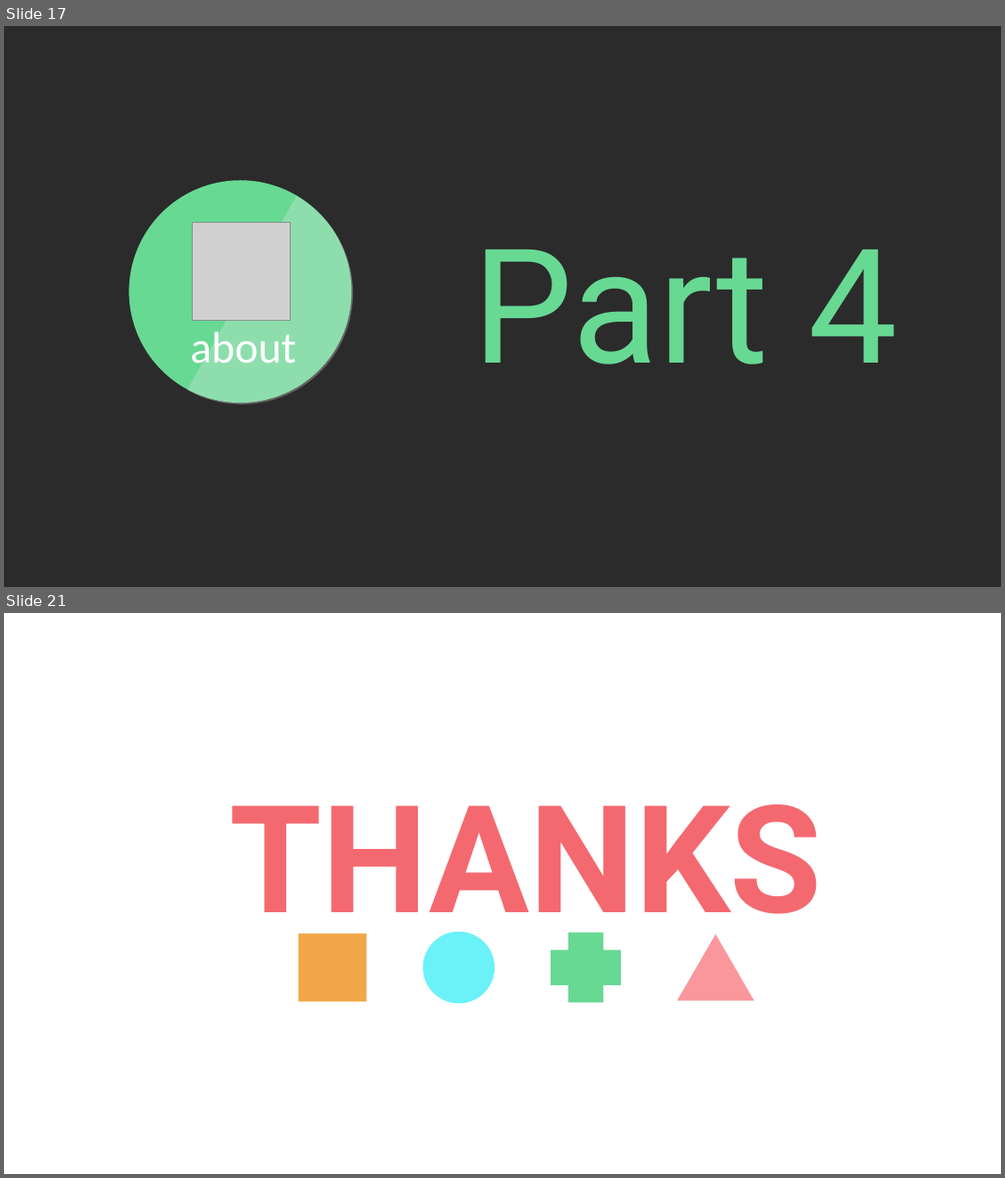
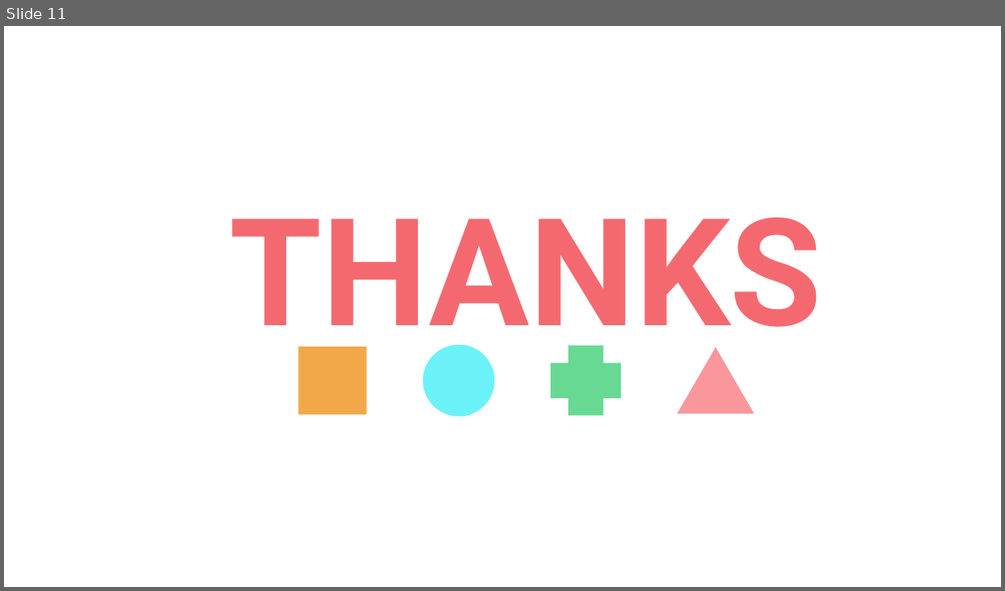
Before and after one commit to thinwind/ebnas, a slide deck: design/ppt/pbgsh.pptx.pptx. Shown one above the other, each under a label of ours: slides 17 and 21 before the commit, slide 11 after it; the slides between them are not shown. The pictures are 1005x1178 and 1005x591 pixels, drawn with LibreOffice and Linux fonts; fonts in the diff are those of the drawing; grey boxes stand for pictures; background and template pictures are left out; a plain dark background stands for a picture behind light text. Boxes give left, top, right and bottom in pixels: in the first picture for what was removed or moved away, otherwise in the second. Text is boxed around its words. In the diff, an @@ line names an element or a change of style, - is before the commit and + after.

```diff
--- a/design/ppt/pbgsh.pptx.pptx
+++ b/design/ppt/pbgsh.pptx.pptx
@@ slide 17 removed at (x1=4, y1=26, x2=1001, y2=587), background picture (left out) @@
@@ group removed at (x1=129, y1=181, x2=393, y2=443): 1 ellipse, 1 freeform shape, 1 text, 1 picture @@
-about
@@ text removed at (x1=473, y1=249, x2=898, y2=364) @@
-Part 4
@@ what was slide 21 is now slide 11 @@
```
Also in this commit, not shown: 10 slides added, 19 other slides removed, 11 other files.
